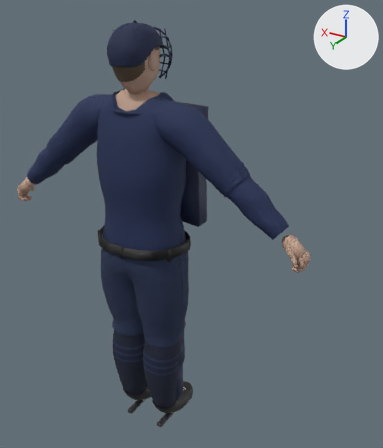
The glTF model assets/optimized/players/player_umpire.glb, before and after one commit.
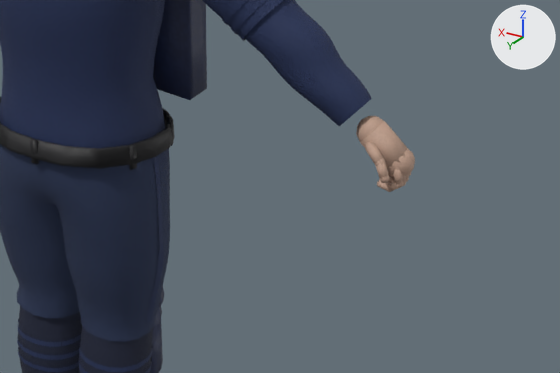
Each version appears first whole from a 50 mm camera at (-1.263, 1.695, 1.948) aimed at (-0.168, -0.13, 1.036), and next in a close-up on the part from 27% to 100% of the width and 39% to 81% of the height. Every picture has the same lights, and +X, +Y and +Z are marked at upper right. The last two pictures show the newer version.

Objects in the first close-up: 'Gear_Belt', 'Gear_ChestProtector', 'Gear_Piping', 'Gear_ShinGuard_R', 'Hand_R', 'Jersey', 'Pants', 'Socks', 'Undershirt'.
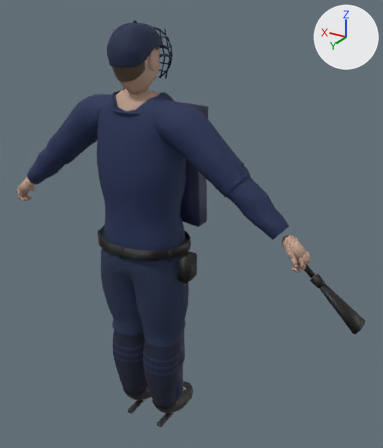
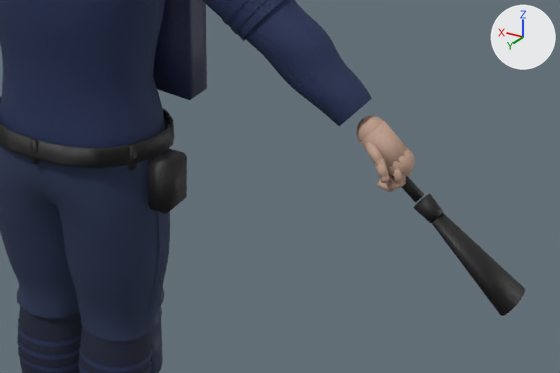
What differs and where, as boxes (x1, y1, x2, y2) in the close-ups (560 x 373 px):
'Umpire_Broom', added: after (390, 174, 525, 316)
'Ball_Bag', added: after (148, 149, 187, 213)

What the commit changed:
Mesh me_g_006 is new.
It has 76 vertices, 140 faces and spans x -0.968..-0.65, y -0.046..0.046, z 0.832..1.107.
It uses material mat_belt.
Mesh me_g_007 is new.
It has 32 vertices, 60 faces and spans x -0.257..-0.207, y -0.0325..0.0525, z 0.85..0.96.
It uses material mat_belt.
Object 'Umpire_Broom' (ob_umpire_broom) is new; it shows me_g_006.
Its location is (0.0, 0.0, 0.0).
Object 'Ball_Bag' (ob_ball_bag) is new; it shows me_g_007.
Its location is (0.0, 0.0, 0.0).
